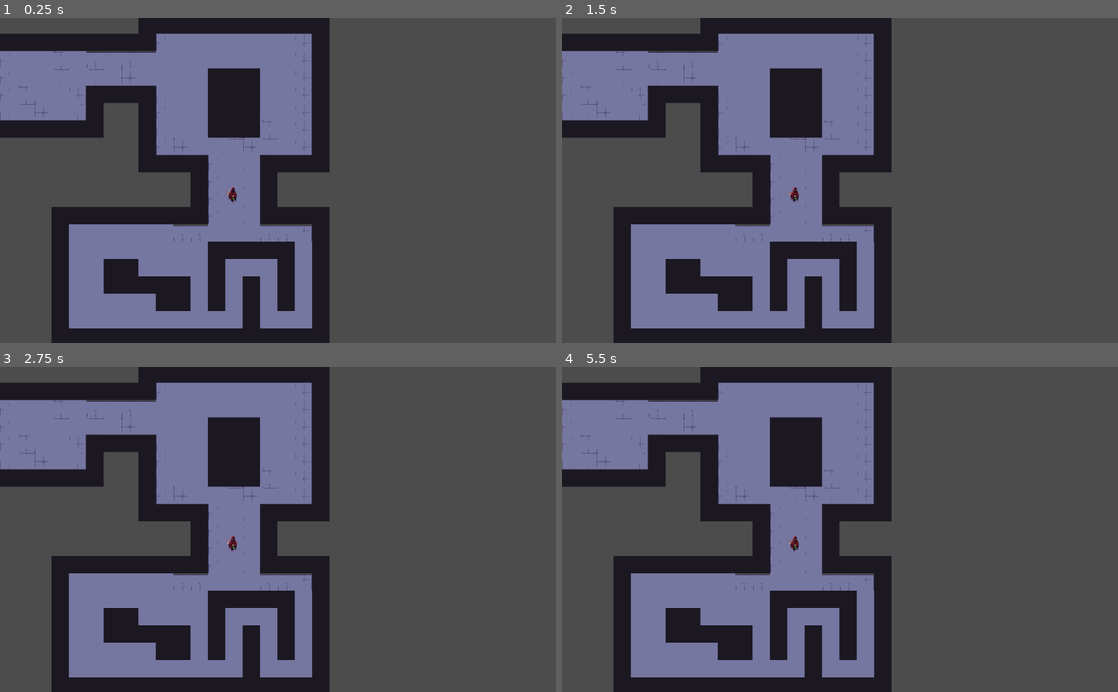
Above: before the commit, frames 1-4 (two rows, left to right).
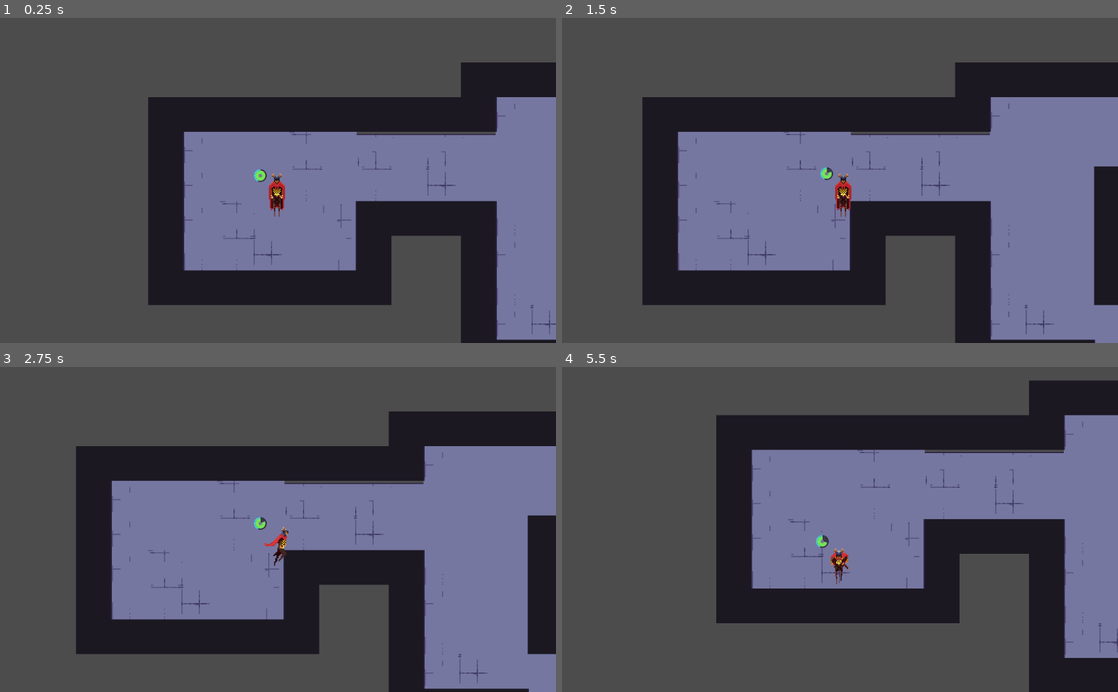
Above: after the commit, the same moments.

Repository: JoshMooney/Godot-Wild-Jam-17
Game: Godot game, scene res://Scenes/Tilemap/AStarTest.tscn
Two runs of this game, one before a commit and one after it. Both use one fixed random seed, a clock stepped at 60 frames per second and the inputs below. This scene is started directly instead of the project's main scene.
Inputs (mouse positions are in pixels of both pictures, inside the frame that each line leads up to):
- Up to frame 1 (0.25 s): no input
- Up to frame 2 (1.5 s): tap Enter (ui_accept) at 0.5, 0.77 s; move the mouse to (962, 164) at 0.52 s; press the mouse at (962, 164) at 0.53 s; hold Right (ui_right) 0.53-1.25 s; release the mouse at (962, 164) at 1.25 s; drag from (728, 196) to (812, 245) at 1.27 s
- Up to frame 3 (2.75 s): move the mouse to (333, 458) at 2.02 s; hold Right (ui_right) from 2.03 s (still down); tap F at 2.1 s
- Up to frame 4 (5.5 s): release Right (ui_right) at 2.75 s; drag from (812, 594) to (673, 480) at 2.77 s; move the mouse to (1006, 578) at 3.52 s; hold Left (ui_left) 3.53-4.25 s; hold Shift 3.53-4.25 s; tap Enter (ui_accept) at 3.77 s; drag from (673, 480) to (756, 448) at 4.27 s; move the mouse to (867, 529) at 5.02 s; press the mouse at (867, 529) at 5.03 s; hold Down (ui_down) from 5.03 s (still down)

The runs differ from the first frame. In frame 1, 65% of the frame differs, in the area x 0-100%, y 0-100%; in frame 2, 68%; in frame 3, 69%; in frame 4, 67%.

Commit message:
Added Simple state engine to the enemy so it will use the Astar liberally but not such that it hurts performence

Diff:
--- a/Enemy.gd
+++ b/Enemy.gd
@@ -1,32 +1,79 @@
 extends KinematicBody2D
 
-const X_SPEED = 80
-const Y_SPEED = 80
+export(float) var SPEED = 80.0
 const DASH_BOOST = 40
 
-enum FUNC {
+enum STATES {
 	IDLE,
-	MOVE,
+	FOLLOW,
+	DEAD,
 	ATTACK
 }
+var _state = null
 var attack_damage = 20
 var is_attacking = false
 var is_moving = false
 var direction = -1
 var velocity = Vector2(0, 0)
 var health = 50
+var alive = true
+var is_ingaged = false
+
+var target_point_world = Vector2()
+var target_position = Vector2()
+var path = []
+
+var calculatePathTimer
+export(int) var calculatePathTimerValue = 3
 
 func _ready():
-	pass
+	createCalculatePathTimer()
+	_change_state(STATES.IDLE)
 
 func _physics_process(delta):
-	pass
+	if alive:
+		process_astar()
 
-func move():
-	if velocity.x > 0:
-		$AnimatedSprite.flip_h = true
-	elif velocity.x < 0:
-		$AnimatedSprite.flip_h = false
+		if velocity.x > 0:
+			$AnimatedSprite.flip_h = true
+		elif velocity.x < 0:
+			$AnimatedSprite.flip_h = false
+
+func _change_state(new_state):
+	if new_state == STATES.FOLLOW:
+		path = get_parent().get_node("GroundTileMap").find_path(position, target_position)
+		if not path or len(path) == 1:
+			_change_state(STATES.IDLE)
+			return
+		# The index 0 is the starting cell
+		# we don't want the character to move back to it in this example
+		target_point_world = path[1]
+	_state = new_state
+
+func process_astar():
+	if not _state == STATES.FOLLOW:
+		return
+	var arrived_to_next_point = move_to(target_point_world)
+	if arrived_to_next_point:
+		path.remove(0)
+		if len(path) == 0:
+			next_state()
+			return
+		target_point_world = path[0]
+
+func next_state():
+	if is_ingaged:
+		searchDetectionAreaForPlayer()
+	else:
+		_change_state(STATES.IDLE)
+		print("Enemy Doesn't know what to do next, returning to IDLE")
+func move_to(world_position):
+	var ARRIVE_DISTANCE = 10.0
+
+	velocity = (world_position - position).normalized() * SPEED
+	position += velocity * get_process_delta_time()
+
+	return position.distance_to(world_position) < ARRIVE_DISTANCE
 
 func attack():
 	$AnimatedSprite.play("attack")
@@ -41,16 +88,45 @@
 	print('Enemy Hit')
 
 func die():
+	alive = false
+	_change_state(STATES.DEAD)
 	$AnimatedSprite.play("death")
 	$Hitbox.disabled = true
 
+func createCalculatePathTimer():
+	calculatePathTimer = Timer.new()
+	calculatePathTimer.connect("timeout", self, "_on_calculatePathTimer_timeout")
+	calculatePathTimer.set_wait_time(calculatePathTimerValue)
+	add_child(calculatePathTimer)
+	calculatePathTimer.start()
+
+func searchDetectionAreaForPlayer():
+	var bodies = $DetectionArea.get_overlapping_bodies()
+	for body in bodies:
+		if handleCollision(body):
+			print("Updated Player Position")
+			break
+
+func _on_calculatePathTimer_timeout():
+	searchDetectionAreaForPlayer()
+
+func handleCollision(body):
+	if body.is_in_group("Player"):
+		calculatePathTimer.start()
+		target_position = body.get_position()
+		_change_state(STATES.FOLLOW)
+		return true
+	return false
+
 func _on_DetectionArea_body_entered(body):
-	if body.is_in_group("Player"):
-		print("Player Detected")
-	pass
-
+	is_ingaged = true
+	if handleCollision(body):
+		print("Player Found")
 
 func _on_DetectionArea_body_exited(body):
 	if body.is_in_group("Player"):
+		is_ingaged = false
+		_change_state(STATES.IDLE)
+		path.empty()
 		print("Player Lost")
 	pass
--- a/Scenes/Enemy/Enemy.tscn
+++ b/Scenes/Enemy/Enemy.tscn
@@ -89,6 +89,10 @@
 collision_layer = 4
 collision_mask = 15
 script = ExtResource( 1 )
+__meta__ = {
+"_edit_group_": true
+}
+calculatePathTimerValue = 1
 
 [node name="AnimatedSprite" type="AnimatedSprite" parent="."]
 frames = SubResource( 1 )
--- a/Scenes/Player/Player.tscn
+++ b/Scenes/Player/Player.tscn
@@ -137,7 +137,7 @@
 scale = Vector2( 0.4, 0.4 )
 frames = SubResource( 1 )
 animation = "idle"
-frame = 2
+frame = 3
 playing = true
 __meta__ = {
 "_edit_lock_": true
--- a/Scenes/Tilemap/AStarMapScript.gd
+++ b/Scenes/Tilemap/AStarMapScript.gd
@@ -25,7 +25,7 @@
 	map_size = calculate_map_bounds()
 	var walkable_cells_list = astar_add_walkable_cells(obstacles)
 	astar_connect_walkable_cells(walkable_cells_list)
-	astar_connect_walkable_cells_diagonal(walkable_cells_list)
+	#astar_connect_walkable_cells_diagonal(walkable_cells_list)
 
 func calculate_map_bounds():
 	var _min = Vector2()
--- a/Scenes/Tilemap/AStarTest.tscn
+++ b/Scenes/Tilemap/AStarTest.tscn
@@ -1,9 +1,10 @@
-[gd_scene load_steps=5 format=2]
+[gd_scene load_steps=6 format=2]
 
-[ext_resource path="res://Scenes/Tilemap/GroundTileMap_v2.tres" type="TileSet" id=1]
+[ext_resource path="res://Scenes/Tilemap/GroundTileMap_v3.tres" type="TileSet" id=1]
 [ext_resource path="res://Scenes/Tilemap/AStarMapScript.gd" type="Script" id=2]
 [ext_resource path="res://Scenes/Enemy/Enemy.tscn" type="PackedScene" id=3]
 [ext_resource path="res://Scenes/Tilemap/AStar_char.gd" type="Script" id=4]
+[ext_resource path="res://Scenes/Player/Player.tscn" type="PackedScene" id=5]
 
 [node name="AStarTest" type="Node2D"]
 position = Vector2( -0.194275, -2.80081 )
@@ -24,9 +25,12 @@
 z_index = 1
 script = ExtResource( 4 )
 
-[node name="Enemy" parent="Position2D" instance=ExtResource( 3 )]
-position = Vector2( 1.70662, 0.233414 )
-
 [node name="Camera2D" type="Camera2D" parent="."]
 position = Vector2( 512.826, 303.197 )
 current = true
+
+[node name="Player" parent="." instance=ExtResource( 5 )]
+position = Vector2( 87.4371, 109.103 )
+
+[node name="Enemy" parent="." instance=ExtResource( 3 )]
+position = Vector2( 430.924, 329.966 )
--- /dev/null
+++ b/Scenes/Tilemap/GroundTileMap_v3.tres
@@ -0,0 +1,194 @@
+[gd_resource type="TileSet" load_steps=3 format=2]
+
+[ext_resource path="res://Assets/dungeon/dungeon_v3.png" type="Texture" id=1]
+
+[sub_resource type="RectangleShape2D" id=1]
+extents = Vector2( 16, 16 )
+
+[resource]
+0/name = "Ground01"
+0/texture = ExtResource( 1 )
+0/tex_offset = Vector2( 0, 0 )
+0/modulate = Color( 1, 1, 1, 1 )
+0/region = Rect2( 0, 16, 32, 32 )
+0/tile_mode = 0
+0/occluder_offset = Vector2( 16, 16 )
+0/navigation_offset = Vector2( 16, 16 )
+0/shapes = [  ]
+0/z_index = 0
+1/name = "Ground02"
+1/texture = ExtResource( 1 )
+1/tex_offset = Vector2( 0, 0 )
+1/modulate = Color( 1, 1, 1, 1 )
+1/region = Rect2( 32, 16, 32, 32 )
+1/tile_mode = 0
+1/occluder_offset = Vector2( 16, 16 )
+1/navigation_offset = Vector2( 16, 16 )
+1/shapes = [  ]
+1/z_index = 0
+2/name = "Ground03"
+2/texture = ExtResource( 1 )
+2/tex_offset = Vector2( 0, 0 )
+2/modulate = Color( 1, 1, 1, 1 )
+2/region = Rect2( 64, 16, 32, 32 )
+2/tile_mode = 0
+2/occluder_offset = Vector2( 16, 16 )
+2/navigation_offset = Vector2( 16, 16 )
+2/shapes = [  ]
+2/z_index = 0
+3/name = "Ground04"
+3/texture = ExtResource( 1 )
+3/tex_offset = Vector2( 0, 0 )
+3/modulate = Color( 1, 1, 1, 1 )
+3/region = Rect2( 96, 16, 32, 32 )
+3/tile_mode = 0
+3/occluder_offset = Vector2( 16, 16 )
+3/navigation_offset = Vector2( 16, 16 )
+3/shapes = [  ]
+3/z_index = 0
+4/name = "Ground05"
+4/texture = ExtResource( 1 )
+4/tex_offset = Vector2( 0, 0 )
+4/modulate = Color( 1, 1, 1, 1 )
+4/region = Rect2( 0, 48, 32, 32 )
+4/tile_mode = 0
+4/occluder_offset = Vector2( 16, 16 )
+4/navigation_offset = Vector2( 16, 16 )
+4/shapes = [  ]
+4/z_index = 0
+5/name = "Ground06"
+5/texture = ExtResource( 1 )
+5/tex_offset = Vector2( 0, 0 )
+5/modulate = Color( 1, 1, 1, 1 )
+5/region = Rect2( 32, 48, 32, 32 )
+5/tile_mode = 0
+5/occluder_offset = Vector2( 16, 16 )
+5/navigation_offset = Vector2( 16, 16 )
+5/shapes = [  ]
+5/z_index = 0
+6/name = "Ground07"
+6/texture = ExtResource( 1 )
+6/tex_offset = Vector2( 0, 0 )
+6/modulate = Color( 1, 1, 1, 1 )
+6/region = Rect2( 64, 48, 32, 32 )
+6/tile_mode = 0
+6/occluder_offset = Vector2( 16, 16 )
+6/navigation_offset = Vector2( 16, 16 )
+6/shapes = [  ]
+6/z_index = 0
+7/name = "Ground08"
+7/texture = ExtResource( 1 )
+7/tex_offset = Vector2( 0, 0 )
+7/modulate = Color( 1, 1, 1, 1 )
+7/region = Rect2( 96, 48, 32, 32 )
+7/tile_mode = 0
+7/occluder_offset = Vector2( 16, 16 )
+7/navigation_offset = Vector2( 16, 16 )
+7/shapes = [  ]
+7/z_index = 0
+8/name = "Ground09"
+8/texture = ExtResource( 1 )
+8/tex_offset = Vector2( 0, 0 )
+8/modulate = Color( 1, 1, 1, 1 )
+8/region = Rect2( 0, 80, 32, 32 )
+8/tile_mode = 0
+8/occluder_offset = Vector2( 16, 16 )
+8/navigation_offset = Vector2( 16, 16 )
+8/shapes = [  ]
+8/z_index = 0
+9/name = "Ground10"
+9/texture = ExtResource( 1 )
+9/tex_offset = Vector2( 0, 0 )
+9/modulate = Color( 1, 1, 1, 1 )
+9/region = Rect2( 32, 80, 32, 32 )
+9/tile_mode = 0
+9/occluder_offset = Vector2( 16, 16 )
+9/navigation_offset = Vector2( 16, 16 )
+9/shapes = [  ]
+9/z_index = 0
+10/name = "Ground11"
+10/texture = ExtResource( 1 )
+10/tex_offset = Vector2( 0, 0 )
+10/modulate = Color( 1, 1, 1, 1 )
+10/region = Rect2( 64, 80, 32, 32 )
+10/tile_mode = 0
+10/occluder_offset = Vector2( 16, 16 )
+10/navigation_offset = Vector2( 16, 16 )
+10/shapes = [  ]
+10/z_index = 0
+11/name = "Ground12"
+11/texture = ExtResource( 1 )
+11/tex_offset = Vector2( 0, 0 )
+11/modulate = Color( 1, 1, 1, 1 )
+11/region = Rect2( 96, 80, 32, 32 )
+11/tile_mode = 0
+11/occluder_offset = Vector2( 16, 16 )
+11/navigation_offset = Vector2( 16, 16 )
+11/shapes = [  ]
+11/z_index = 0
+12/name = "Ground13"
+12/texture = ExtResource( 1 )
+12/tex_offset = Vector2( 0, 0 )
+12/modulate = Color( 1, 1, 1, 1 )
+12/region = Rect2( 0, 112, 32, 32 )
+12/tile_mode = 0
+12/occluder_offset = Vector2( 16, 16 )
+12/navigation_offset = Vector2( 16, 16 )
+12/shapes = [  ]
+12/z_index = 0
+13/name = "Ground14"
+13/texture = ExtResource( 1 )
+13/tex_offset = Vector2( 0, 0 )
+13/modulate = Color( 1, 1, 1, 1 )
+13/region = Rect2( 32, 112, 32, 32 )
+13/tile_mode = 0
+13/occluder_offset = Vector2( 16, 16 )
+13/navigation_offset = Vector2( 16, 16 )
+13/shapes = [  ]
+13/z_index = 0
+14/name = "Ground15"
+14/texture = ExtResource( 1 )
+14/tex_offset = Vector2( 0, 0 )
+14/modulate = Color( 1, 1, 1, 1 )
+14/region = Rect2( 64, 112, 32, 32 )
+14/tile_mode = 0
+14/occluder_offset = Vector2( 16, 16 )
+14/navigation_offset = Vector2( 16, 16 )
+14/shapes = [  ]
+14/z_index = 0
+15/name = "Ground16"
+15/texture = ExtResource( 1 )
+15/tex_offset = Vector2( 0, 0 )
+15/modulate = Color( 1, 1, 1, 1 )
+15/region = Rect2( 96, 112, 32, 32 )
+15/tile_mode = 0
+15/occluder_offset = Vector2( 16, 16 )
+15/navigation_offset = Vector2( 16, 16 )
+15/shapes = [  ]
+15/z_index = 0
+16/name = "Ground17"
+16/texture = ExtResource( 1 )
+16/tex_offset = Vector2( 0, 0 )
+16/modulate = Color( 1, 1, 1, 1 )
+16/region = Rect2( 96, 864, 32, 32 )
+16/tile_mode = 0
+16/occluder_offset = Vector2( 16, 16 )
+16/navigation_offset = Vector2( 16, 16 )
+16/shapes = [  ]
+16/z_index = 0
+17/name = "Ground18"
+17/texture = ExtResource( 1 )
+17/tex_offset = Vector2( 0, 0 )
+17/modulate = Color( 1, 1, 1, 1 )
+17/region = Rect2( 96, 160, 32, 32 )
+17/tile_mode = 0
+17/occluder_offset = Vector2( 16, 16 )
+17/navigation_offset = Vector2( 16, 16 )
+17/shapes = [ {
+"autotile_coord": Vector2( 0, 0 ),
+"one_way": false,
+"one_way_margin": 1.0,
+"shape": SubResource( 1 ),
+"shape_transform": Transform2D( 1, 0, 0, 1, 16, 16 )
+} ]
+17/z_index = 0
--- a/Scenes/Tilemap/GroundTileset.tscn
+++ b/Scenes/Tilemap/GroundTileset.tscn
@@ -1,6 +1,9 @@
-[gd_scene load_steps=2 format=2]
+[gd_scene load_steps=3 format=2]
 
 [ext_resource path="res://Assets/dungeon/dungeon_v3.png" type="Texture" id=1]
+
+[sub_resource type="RectangleShape2D" id=1]
+extents = Vector2( 16, 16 )
 
 [node name="GroundTileset" type="Node2D"]
 
@@ -165,3 +168,10 @@
 __meta__ = {
 "_edit_lock_": true
 }
+
+[node name="StaticBody2D" type="StaticBody2D" parent="Ground18"]
+collision_layer = 8
+collision_mask = 2
+
+[node name="CollisionShape2D" type="CollisionShape2D" parent="Ground18/StaticBody2D"]
+shape = SubResource( 1 )
